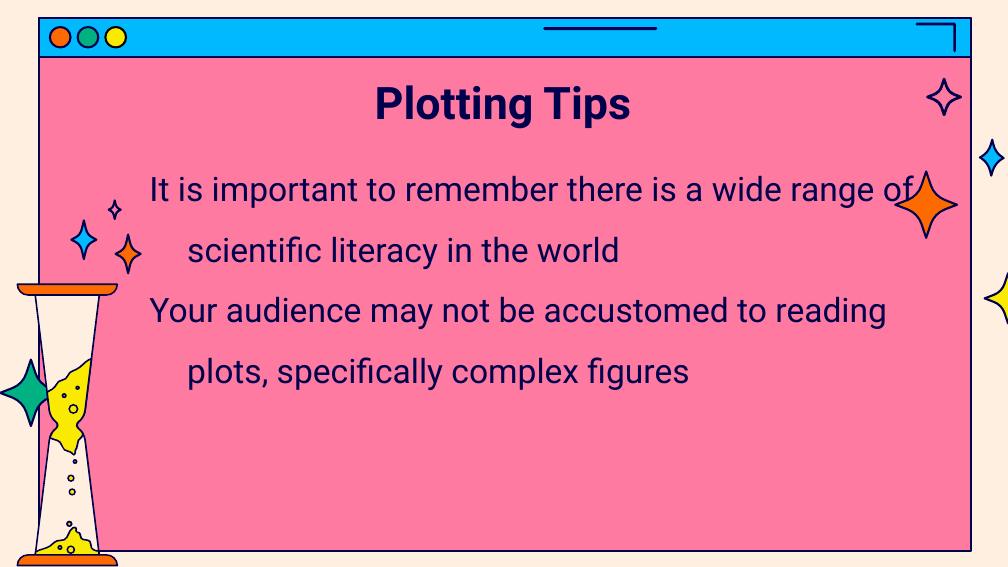
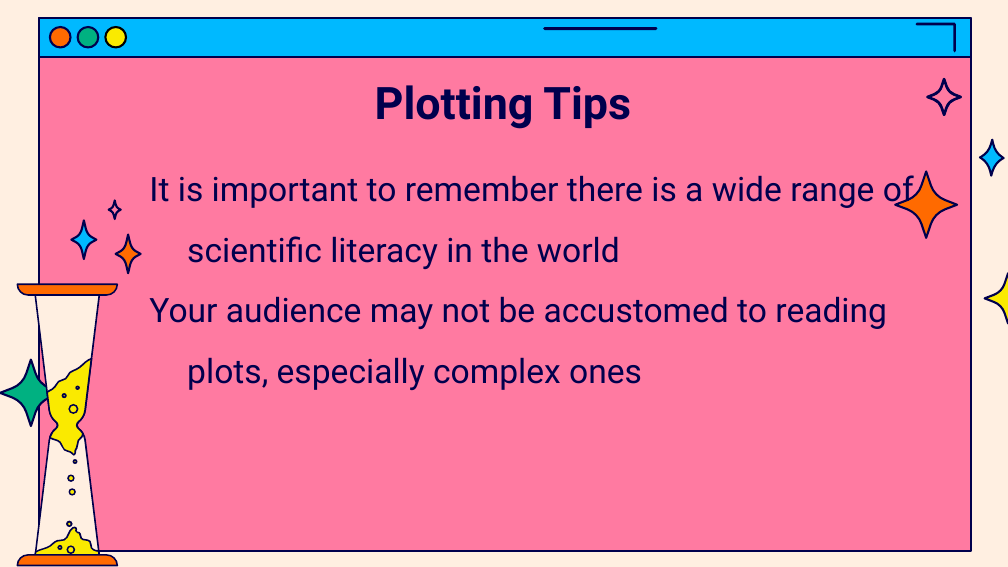
Before and after one commit to jasondsc/MATDRAB2MATFAB, a slide deck: slide 20 of slides/MATLAB_class_4.pptx (slide 17 before the commit). Drawn at 1008x567 pixels with LibreOffice and Linux fonts; fonts in the diff are those of the drawing. Boxes give left, top, right and bottom in pixels: in the first picture for what was removed or moved away, otherwise in the second. Text is boxed around its words. In the diff, an @@ line names an element or a change of style, - is before the commit and + after.

```diff
--- a/slides/MATLAB_class_4.pptx
+++ b/slides/MATLAB_class_4.pptx
@@ text at (149, 296, 887, 390): text changed @@
-Your audience may not be accustomed to reading plots, specifically complex figures
+Your audience may not be accustomed to reading plots, especially complex ones
```
Also in this commit, not shown: 4 other slides changed, 3 slides added, 11 other files.
